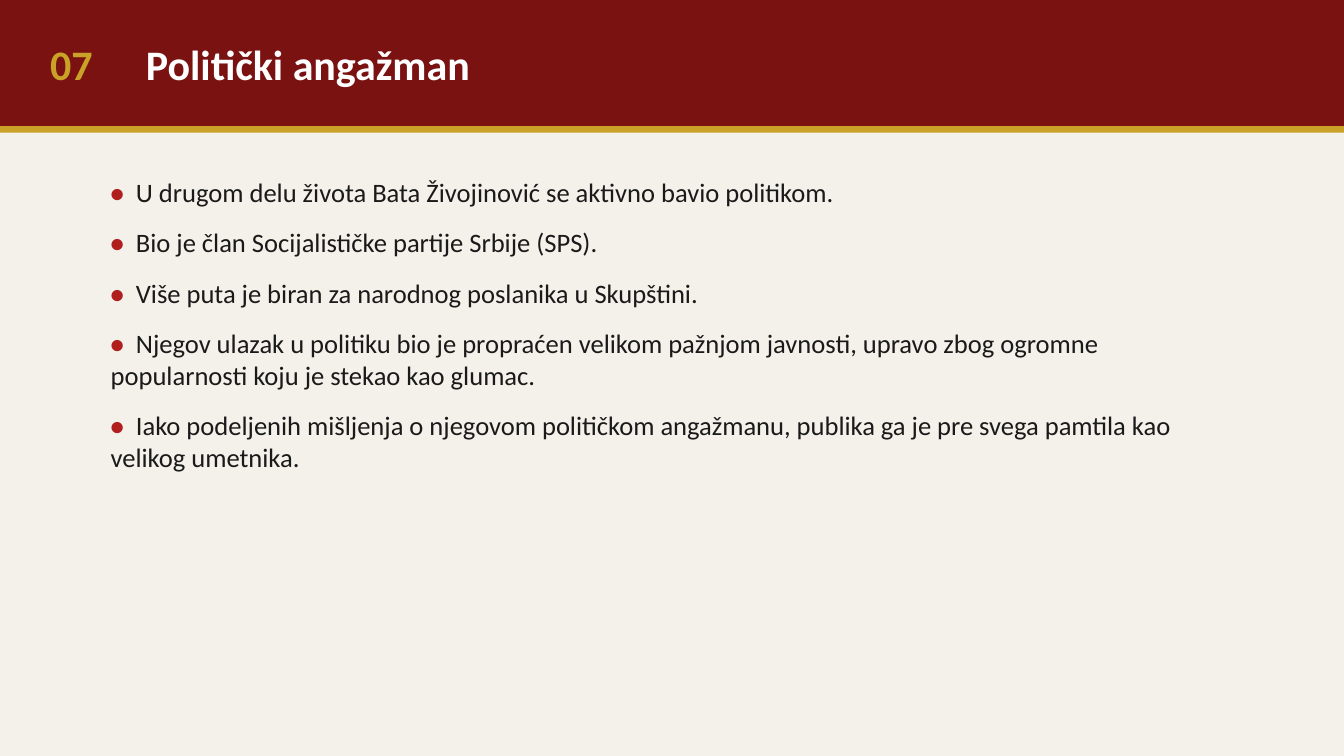
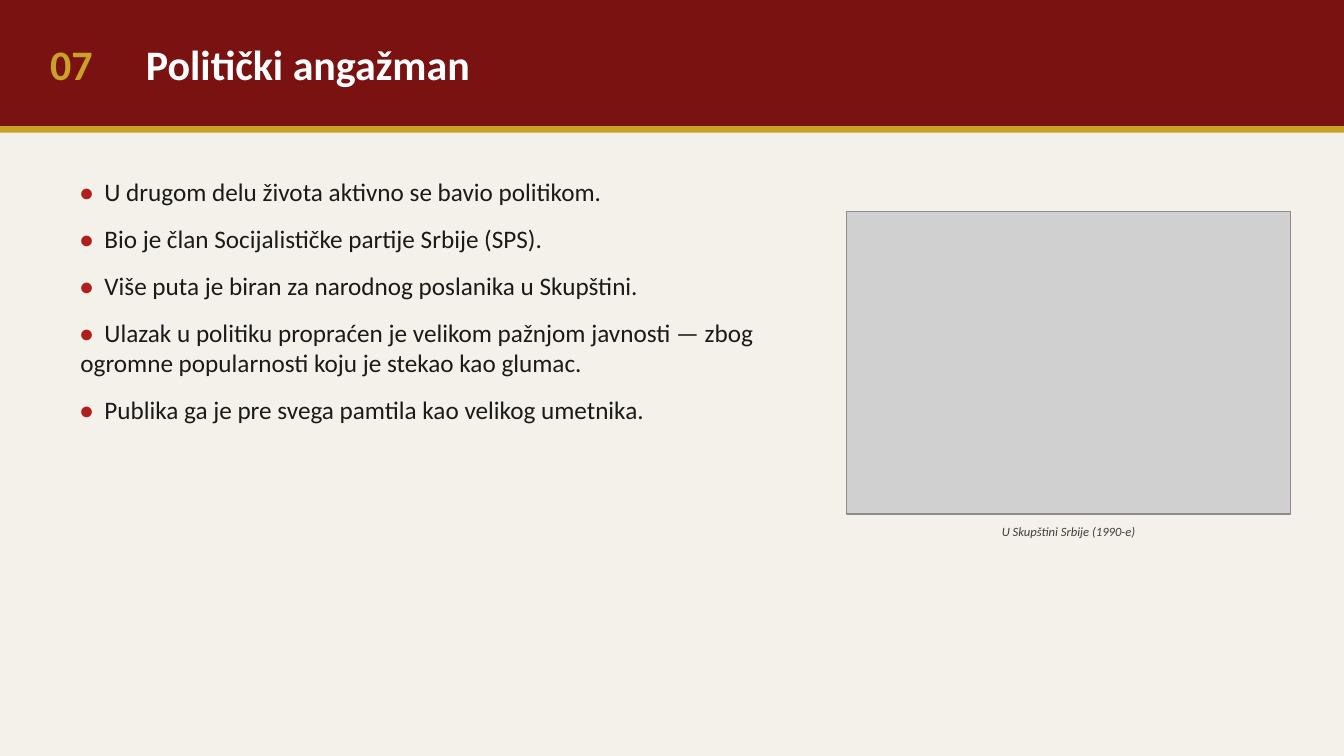
Before and after one commit to voker044/sumski_kutak, a slide deck: slide 7 of Bata_Zivojinovic_prezentacija.pptx. Drawn at 1344x756 pixels with LibreOffice and Linux fonts; fonts in the diff are those of the drawing; grey boxes stand for pictures. Boxes give left, top, right and bottom in pixels: in the first picture for what was removed or moved away, otherwise in the second. Text is boxed around its words. In the diff, an @@ line names an element or a change of style, - is before the commit and + after.

```diff
--- a/Bata_Zivojinovic_prezentacija.pptx
+++ b/Bata_Zivojinovic_prezentacija.pptx
@@ text "• U drugom delu života ...": place and size @@
-text "• U drugom delu života ..." at <box>111,181,1170,472</box>
+text "• U drugom delu života ..." at <box>80,183,753,424</box>
@@ text at <box>104,183,601,206</box>: text changed; size 19 to 18 pt @@
-• U drugom delu života Bata Živojinović se aktivno bavio politikom.
+• U drugom delu života aktivno se bavio politikom.
@@ text at <box>104,230,638,300</box>: size 19 to 18 pt in "• Bio je član Socijalističke partije Srbije ...", "• Više puta je biran za narodnog ..."; less space between paragraphs @@
@@ picture added at <box>847,212,1291,514</box> @@
@@ text at <box>80,324,753,424</box>: text changed; size 19 to 18 pt @@
-• Njegov ulazak u politiku bio je propraćen velikom pažnjom javnosti, upravo zbog ogromne popularnosti koju je stekao kao glumac.
-• Iako podeljenih mišljenja o njegovom političkom angažmanu, publika ga je pre svega pamtila kao velikog umetnika.
+• Ulazak u politiku propraćen je velikom pažnjom javnosti — zbog ogromne popularnosti koju je stekao kao glumac.
+• Publika ga je pre svega pamtila kao velikog umetnika.
@@ text added at <box>1002,527,1135,538</box>, 9 pt, text #3D3D3D, italic @@
+U Skupštini Srbije (1990-e)
```
Also in this commit, not shown: 10 other slides changed, 8 other files.
